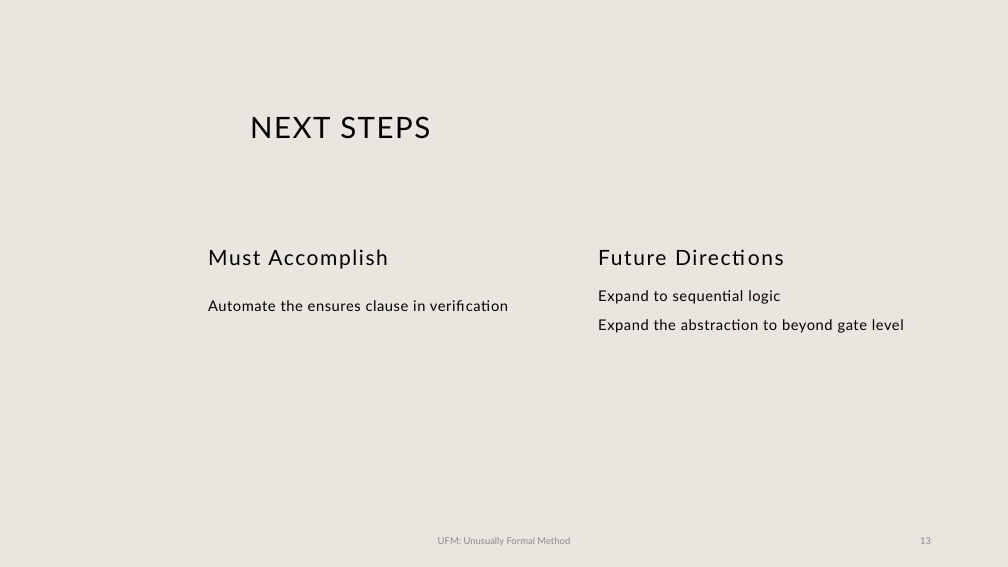
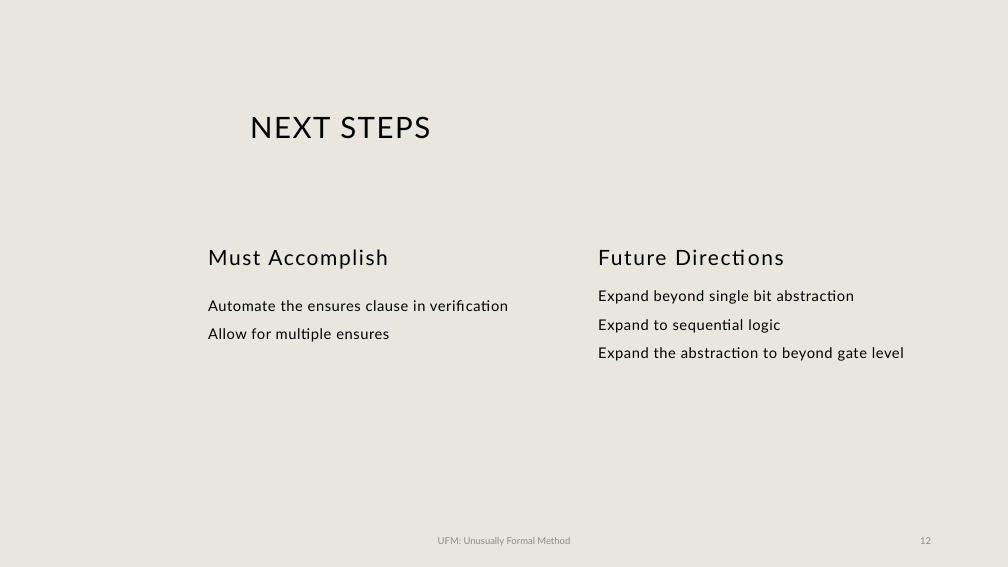
Before and after one commit to murrowow/verilog_program_verifier, a slide deck: slide 12 of Unusually Formal Method.pptx (slide 13 before the commit). Drawn at 1008x567 pixels with LibreOffice and Linux fonts; fonts in the diff are those of the drawing; background and template pictures are left out. Boxes give left, top, right and bottom in pixels: in the first picture for what was removed or moved away, otherwise in the second. Text is boxed around its words. In the diff, an @@ line names an element or a change of style, - is before the commit and + after.

```diff
--- a/Unusually Formal Method.pptx
+++ b/Unusually Formal Method.pptx
@@ text at <box>598,290,854,304</box>: paragraph added @@
+Expand beyond single bit abstraction
@@ text at <box>208,328,389,342</box>: paragraph added @@
+Allow for multiple ensures
```
Also in this commit, not shown: 8 other slides changed, 1 slide added, 2 slides removed, 3 other files.
